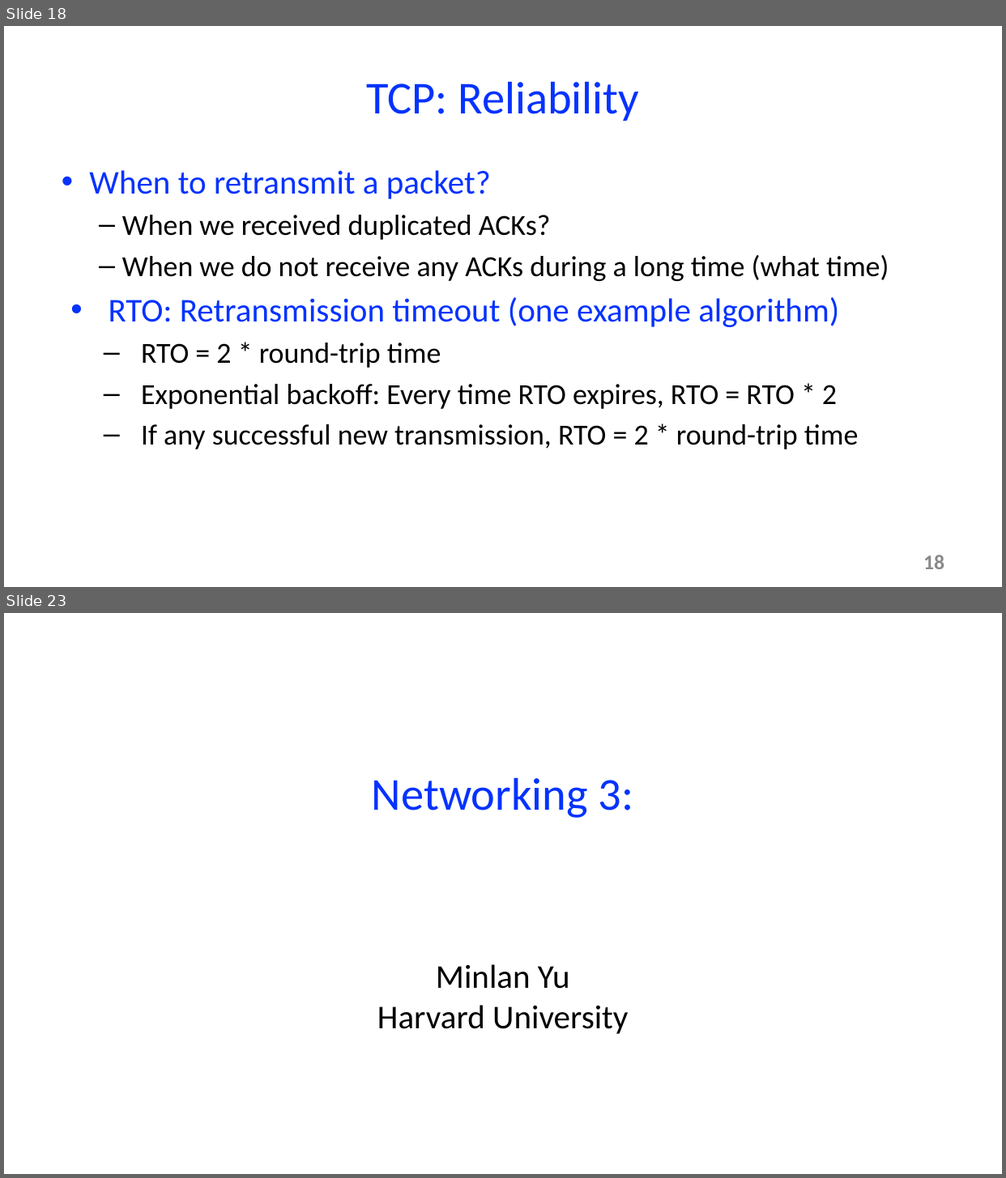
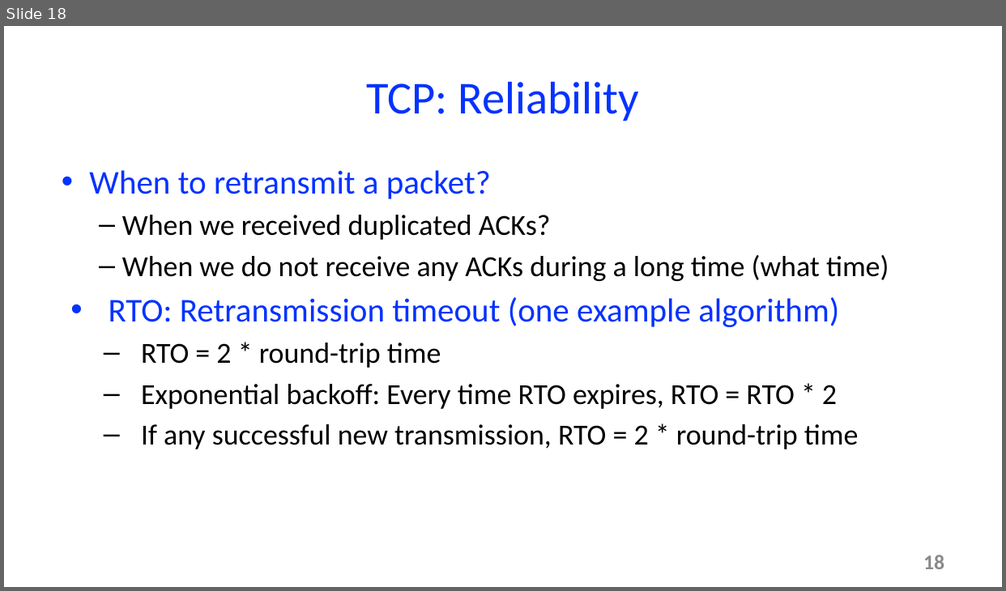
Before and after one commit to mtarunpr/cs61, a slide deck: net2/net2.pptx. Shown one above the other, each under a label of ours: slides 18 and 23 before the commit, slide 18 after it; the slides between them are not shown. The pictures are 1006x1178 and 1006x591 pixels, drawn with LibreOffice and Linux fonts; fonts in the diff are those of the drawing. Boxes give left, top, right and bottom in pixels: in the first picture for what was removed or moved away, otherwise in the second. Text is boxed around its words. In the diff, an @@ line names an element or a change of style, - is before the commit and + after.

```diff
--- a/net2/net2.pptx
+++ b/net2/net2.pptx
@@ slide 23 removed at (x1=4, y1=613, x2=1002, y2=1174), background #FFFFFF @@
@@ title removed at (x1=372, y1=777, x2=634, y2=818) @@
-Networking 3:
@@ text removed at (x1=377, y1=965, x2=628, y2=1034) @@
-Minlan Yu
-Harvard University
```
Also in this commit, not shown: 26 other slides removed.
